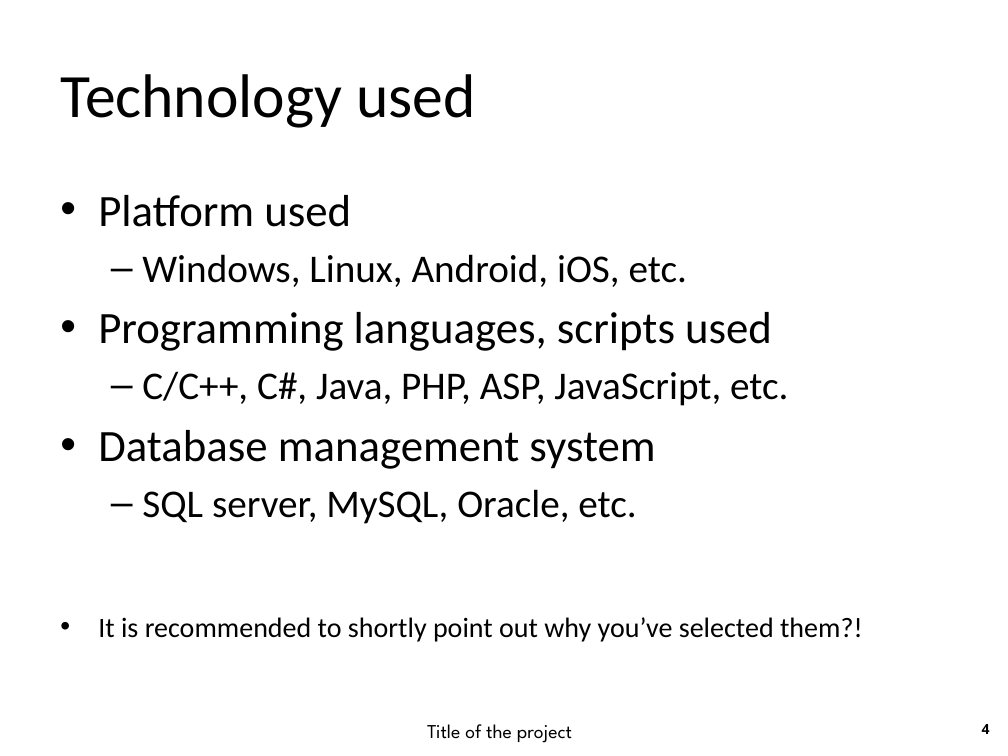
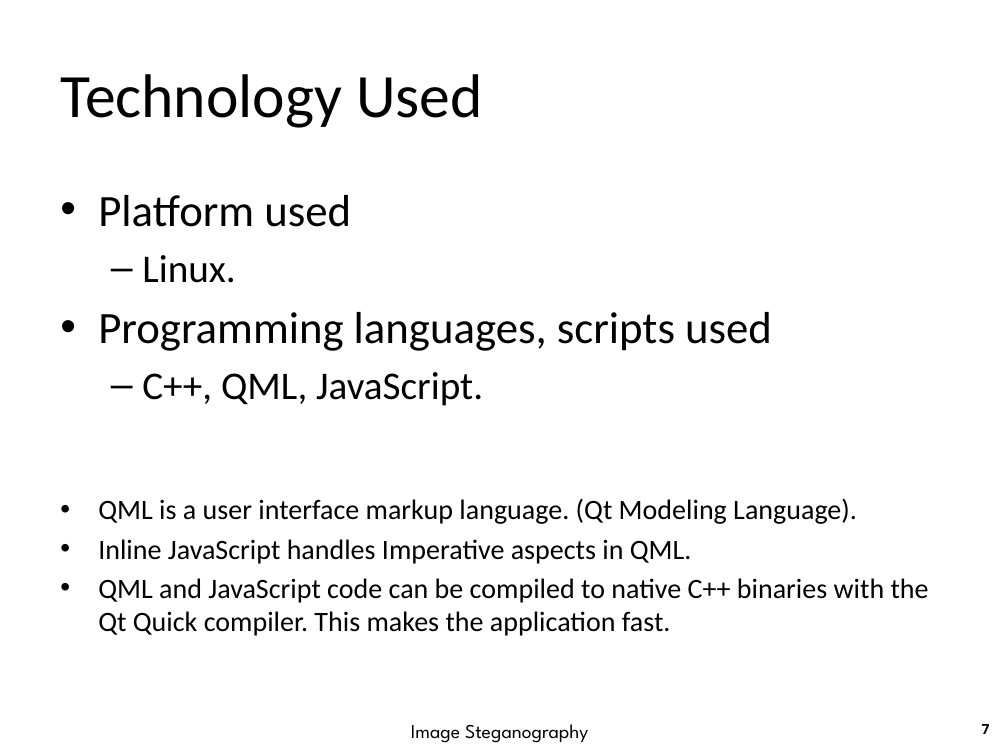
Before and after one commit to EmmanuelManeswa/Image-Steganography, a slide deck: slide 7 of docs/project 2/Project Presentation (154409 - Emmanuel Maneswa).pptx (slide 4 before the commit). Drawn at 1008x756 pixels with LibreOffice and Linux fonts; fonts in the diff are those of the drawing. Boxes give left, top, right and bottom in pixels: in the first picture for what was removed or moved away, otherwise in the second. Text is boxed around its words. In the diff, an @@ line names an element or a change of style, - is before the commit and + after.

```diff
--- a/docs/project 2/Project Presentation (154409 - Emmanuel Maneswa).pptx
+++ b/docs/project 2/Project Presentation (154409 - Emmanuel Maneswa).pptx
@@ title at (x1=60, y1=74, x2=483, y2=128): text changed @@
-Technology used
+Technology Used
@@ text at (x1=142, y1=255, x2=235, y2=283): text changed @@
-  – Windows, Linux, Android, iOS, etc.
+  – Linux.
@@ text at (x1=98, y1=372, x2=929, y2=636): text changed; size 28 to 20 pt @@
-  – C/C++, C#, Java, PHP, ASP, JavaScript, etc.
-• Database management system
-  – SQL server, MySQL, Oracle, etc.
-• It is recommended to shortly point out why you’ve selected them?!
+  – C++, QML, JavaScript.
+• QML is a user interface markup language. (Qt Modeling Language).
+• Inline JavaScript handles Imperative aspects in QML.
+• QML and JavaScript code can be compiled to native C++ binaries with the Qt Quick compiler. This makes the application fast.
@@ text at (x1=411, y1=724, x2=588, y2=743): text changed @@
-Title of the project
+Image Steganography
@@ page number at (x1=982, y1=724, x2=990, y2=734): text changed @@
-4
+7
```
Also in this commit, not shown: 5 other slides changed, 11 slides added, 4 slides removed, 2 other files.
